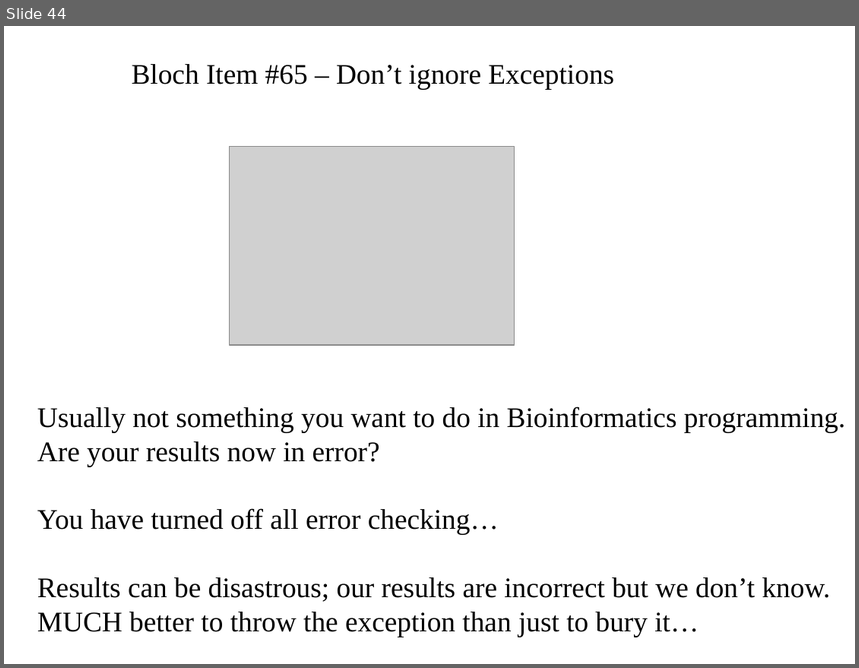
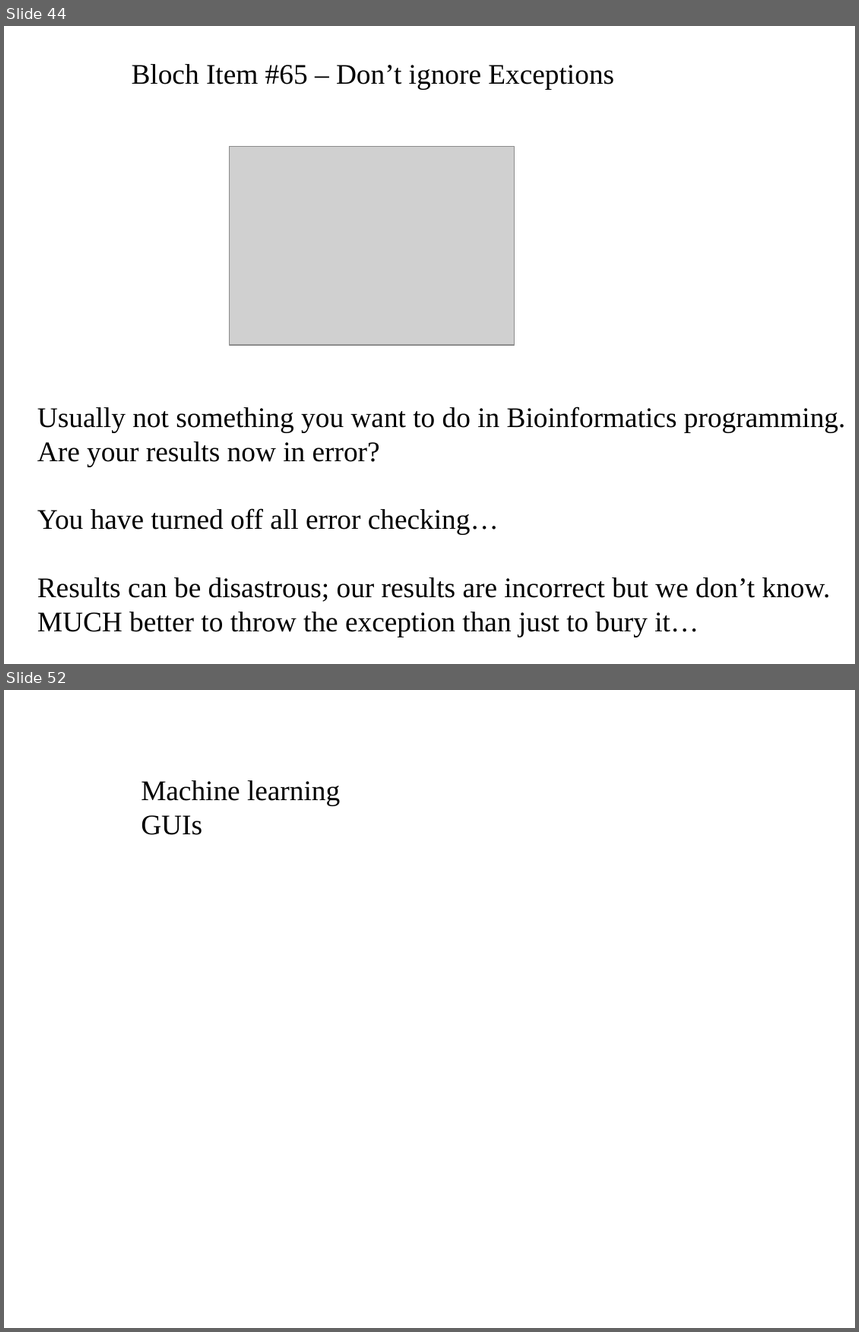
Before and after one commit to fodorclasses/fodorclasses.github.io, a slide deck: classes/prog2024/Prog3-Lecture10.ppt. Shown one above the other, each under a label of ours: slide 44 before the commit, slides 44 and 52 after it; the slides between them are not shown. The pictures are 859x668 and 859x1332 pixels, drawn with LibreOffice and Linux fonts; fonts in the diff are those of the drawing; grey boxes stand for pictures. Boxes give left, top, right and bottom in pixels: in the first picture for what was removed or moved away, otherwise in the second. Text is boxed around its words. In the diff, an @@ line names an element or a change of style, - is before the commit and + after.

```diff
--- a/classes/prog2024/Prog3-Lecture10.ppt
+++ b/classes/prog2024/Prog3-Lecture10.ppt
@@ slide 52 added at bbox=[4, 690, 855, 1328], background #FFFFFF @@
@@ text added at bbox=[141, 780, 340, 835], 24 pt, text #000000 @@
+Machine learning
+GUIs
```
Also in this commit, not shown: 4 slides changed, 6 other slides added, 1 slide removed.
